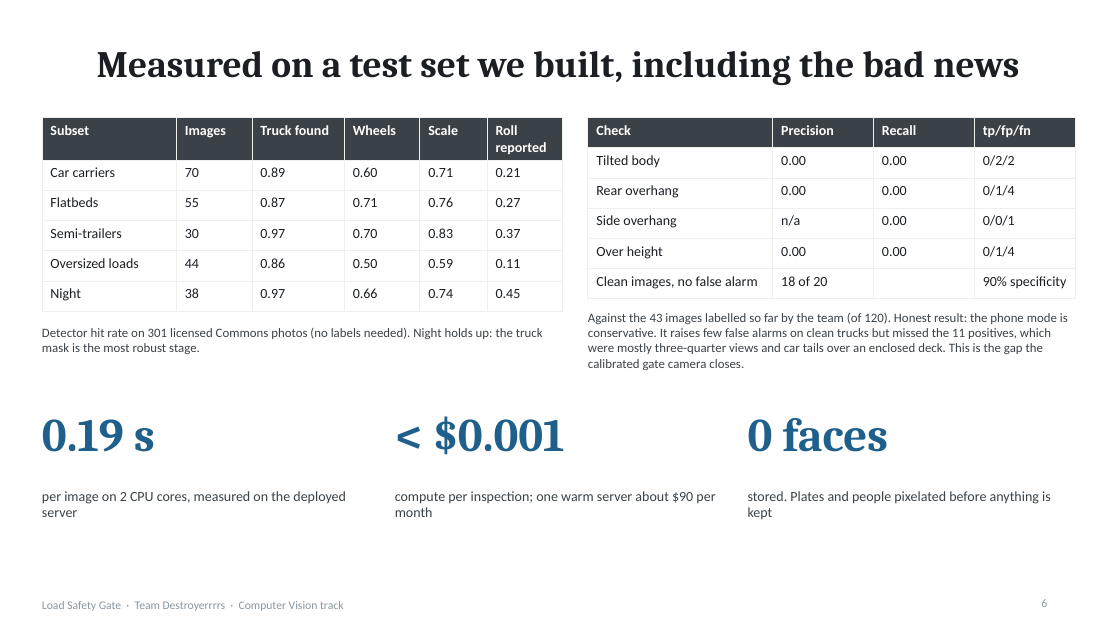
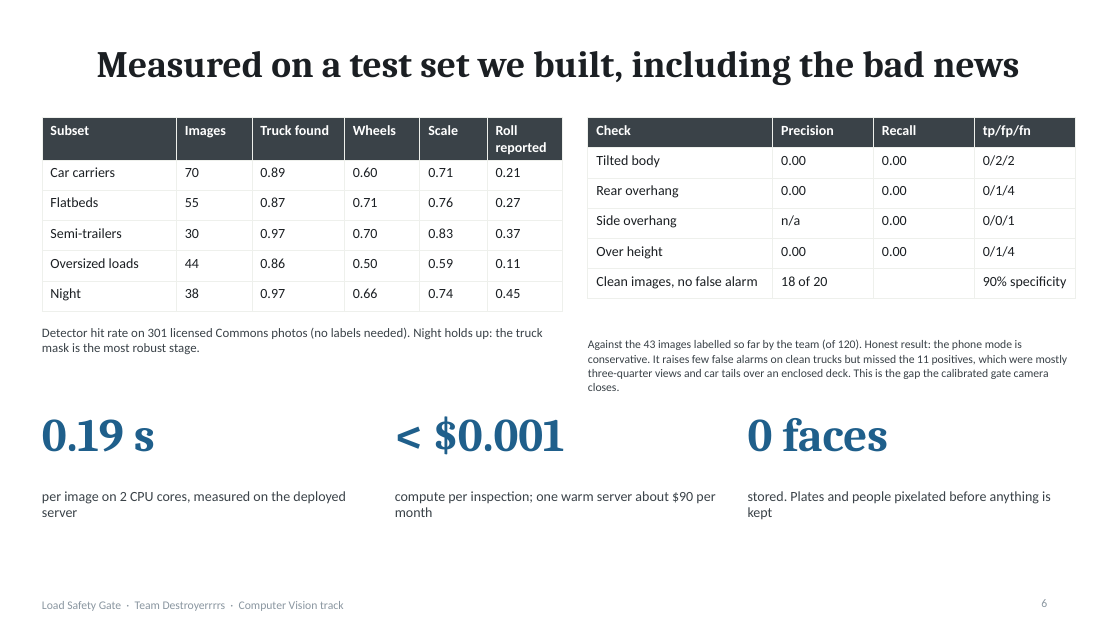
Before and after one commit to Winner-121/Destroyerrrrs_Final_Stage, a slide deck: slide 6 of deck/LoadSafetyGate_deck.pptx. Drawn at 1120x630 pixels with LibreOffice and Linux fonts; fonts in the diff are those of the drawing. Boxes give left, top, right and bottom in pixels: in the first picture for what was removed or moved away, otherwise in the second. Text is boxed around its words. In the diff, an @@ line names an element or a change of style, - is before the commit and + after.

```diff
--- a/deck/LoadSafetyGate_deck.pptx
+++ b/deck/LoadSafetyGate_deck.pptx
@@ text "Against the 43 images labelled ...": place and size @@
-text "Against the 43 images labelled ..." at <box>588,313,1068,370</box>
+text "Against the 43 images labelled ..." at <box>588,339,1068,391</box>
@@ text "Against the 43 images labelled ..." at <box>588,339,1068,391</box>: size 11 to 10 pt @@
```
Also in this commit, not shown: 2 other files.
